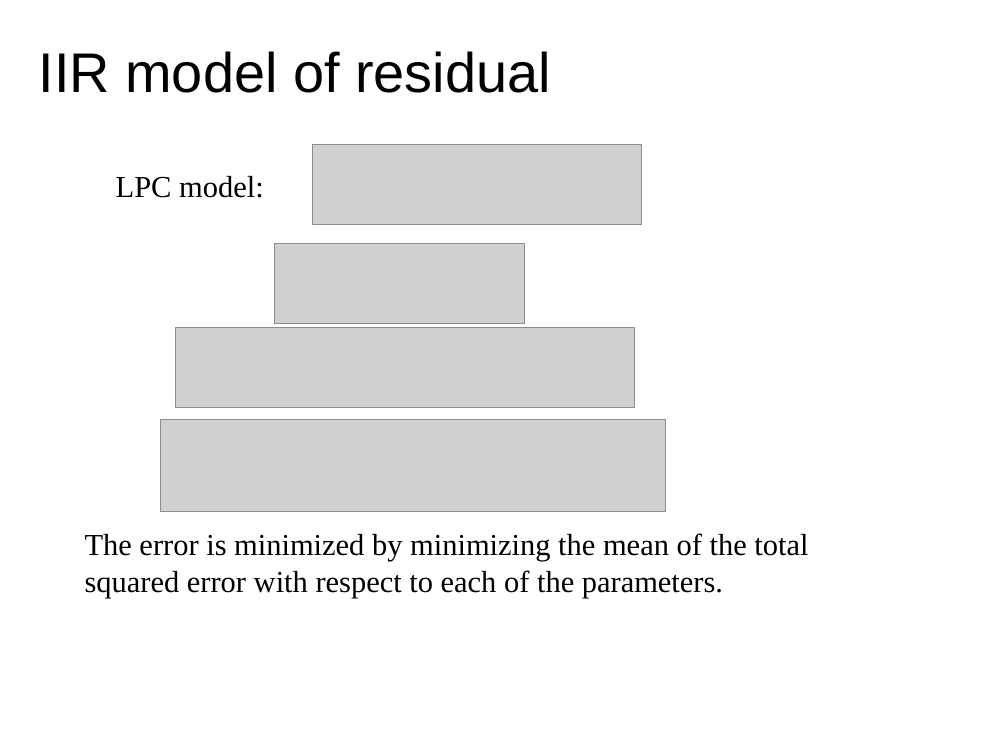
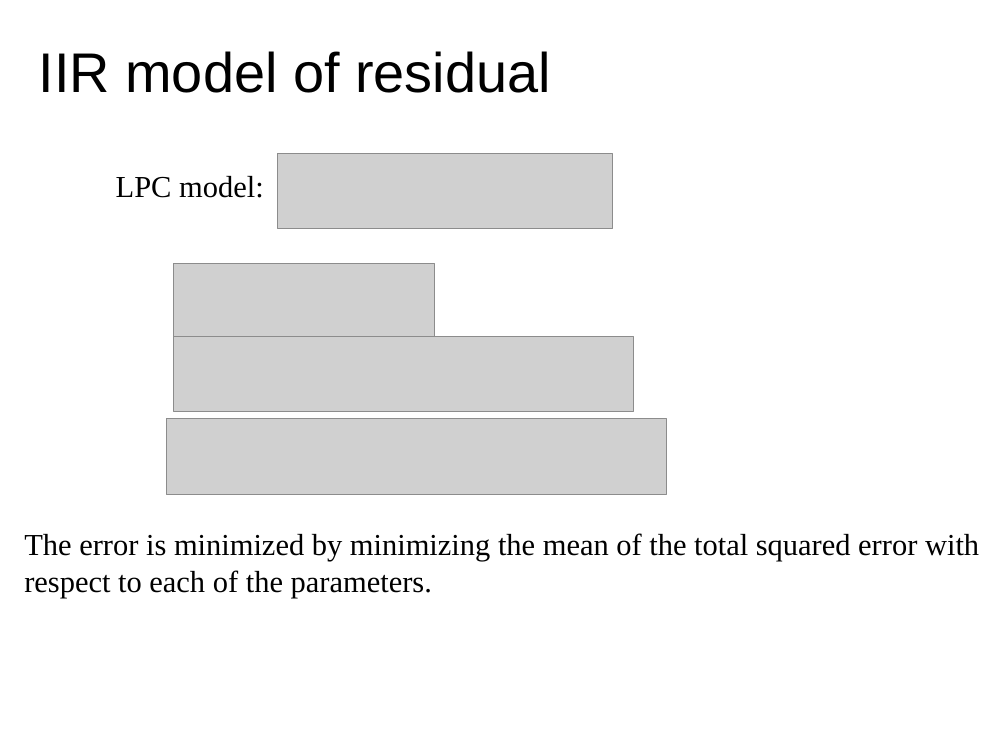
Before and after one commit to MTG/sms-tools, a slide deck: slide 13 of teaching-material/lectures/lect7-Sinusoidal-plus-Residual-model/7-Sinusoidal-plus-Residual-model.odp. Drawn at 1008x756 pixels with LibreOffice and Linux fonts; fonts in the diff are those of the drawing; grey boxes stand for pictures. Boxes give left, top, right and bottom in pixels: in the first picture for what was removed or moved away, otherwise in the second. Text is boxed around its words. In the diff, an @@ line names an element or a change of style, - is before the commit and + after.

```diff
--- a/teaching-material/lectures/lect7-Sinusoidal-plus-Residual-model/7-Sinusoidal-plus-Residual-model.odp
+++ b/teaching-material/lectures/lect7-Sinusoidal-plus-Residual-model/7-Sinusoidal-plus-Residual-model.odp
@@ picture: place and size @@
-picture at box(313, 145, 642, 225)
+picture at box(278, 154, 613, 229)
@@ picture: place and size @@
-picture at box(274, 244, 525, 325)
+picture at box(174, 263, 434, 338)
@@ picture: place and size @@
-picture at box(176, 327, 636, 408)
+picture at box(174, 336, 634, 412)
@@ picture: place and size @@
-picture at box(160, 419, 666, 511)
+picture at box(166, 419, 666, 495)
@@ text at box(24, 533, 979, 598): spaces changed @@
-The error is minimized by minimizing the mean of the total
-squared error with respect to each of the parameters.
+The error is minimized by minimizing the mean of the total squared error with
+respect to each of the parameters.
```
Also in this commit, not shown: 5 other slides changed, 2 slides added, 2 slides removed, 4 other files.
